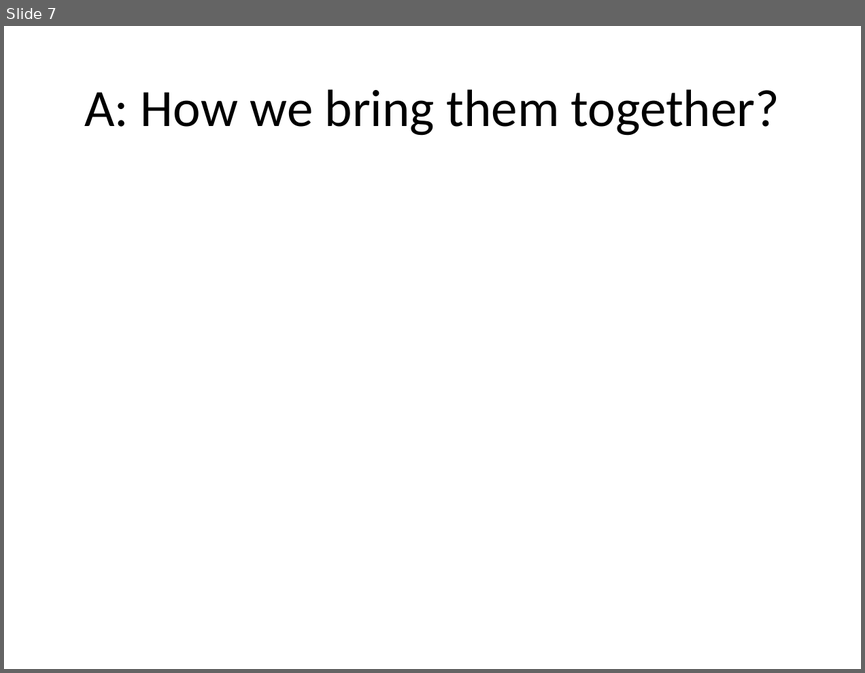
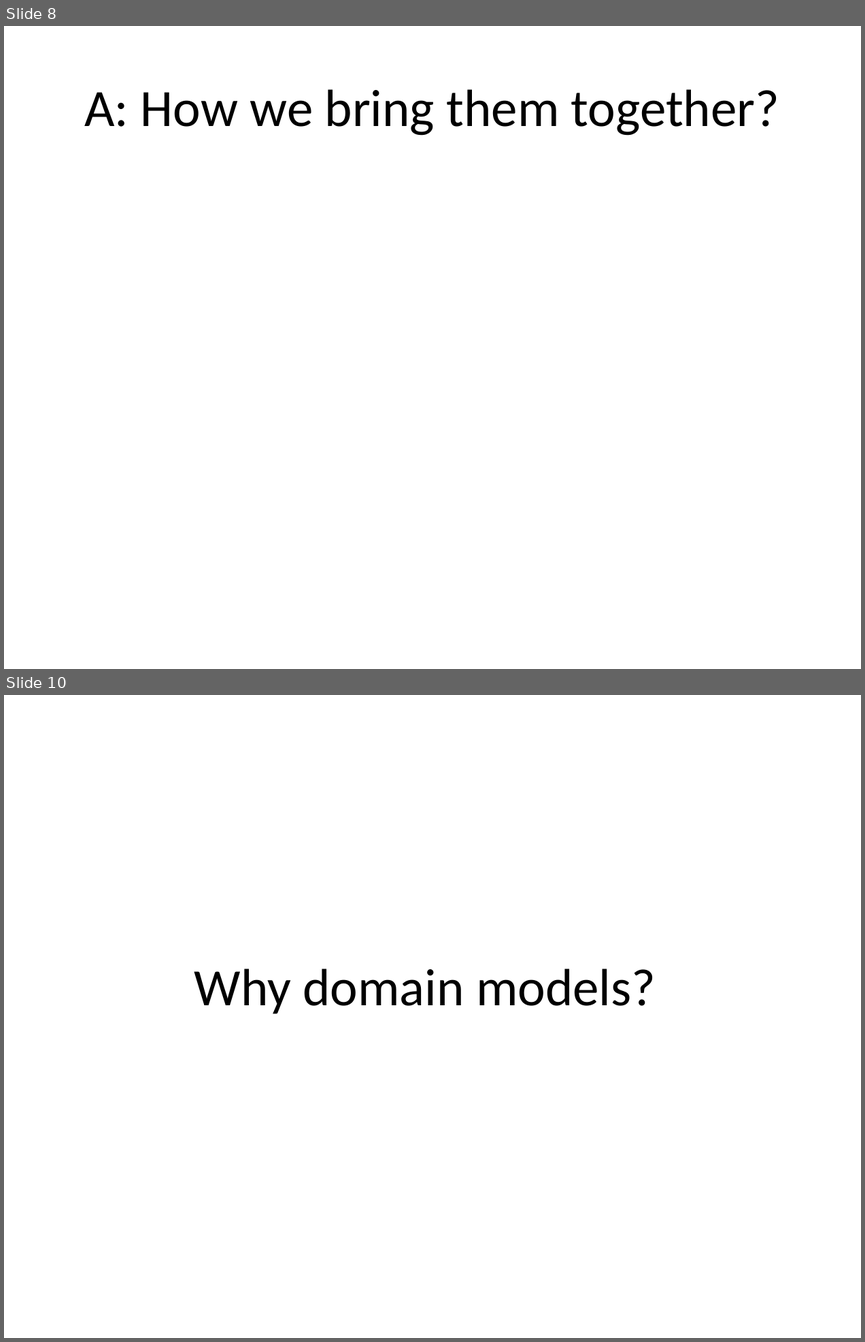
Before and after one commit to arturtv/dddpresentation, a slide deck: Domain-DrivenDesign.A.Trosin.pptx. Shown one above the other, each under a label of ours: slide 7 before the commit, slides 8 and 10 after it; the slides between them are not shown. The pictures are 865x673 and 865x1342 pixels, drawn with LibreOffice and Linux fonts; fonts in the diff are those of the drawing. Boxes give left, top, right and bottom in pixels: in the first picture for what was removed or moved away, otherwise in the second. Text is boxed around its words. In the diff, an @@ line names an element or a change of style, - is before the commit and + after.

```diff
--- a/Domain-DrivenDesign.A.Trosin.pptx
+++ b/Domain-DrivenDesign.A.Trosin.pptx
@@ slide 10 added at [4,695,861,1338], background #FFFFFF @@
@@ title added at [194,968,655,1014], 44 pt, text #000000 @@
+Why domain models?
@@ what was slide 7 is now slide 8 @@
```
Also in this commit, not shown: 2 slides changed, 2 other slides added, 1 slide removed.
